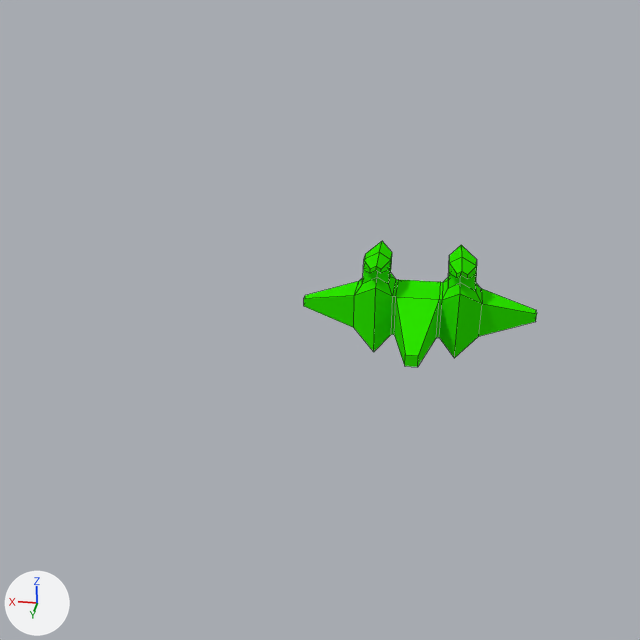
Before and after pictures for a commit that changed the Blender file Assets/Models/navezinha teste.blend.
Before and after are seen from the file's camera 'Camera'. Every picture has the same lights, and +X, +Y and +Z are marked at lower left. Mesh edges are drawn as thin lines.

Before the edit, the objects in view are built like this:
```python
me_cube = bpy.data.meshes.new('Cube')
me_cube.from_pydata(...)  # 108 vertices, 106 faces; spans x -5.53..5.53, y -1.67..5.09, z -1.67..3.07
me_cube.materials.append(mat_material)  # green #2de700
# before: 4 (1.0, 1.0, 1.0) at pixel (395, 296), 7 (-1.0, 1.0, 1.0) at pixel (439, 299), 10 (0.27, 5.09, 0.27) at pixel (405, 354), 11 (-0.27, 5.09, 0.27) at pixel (418, 355)
ob_cube = bpy.data.objects.new('Cube', me_cube)
ob_cube.location = (0.0, 0.0, 0.0)
```
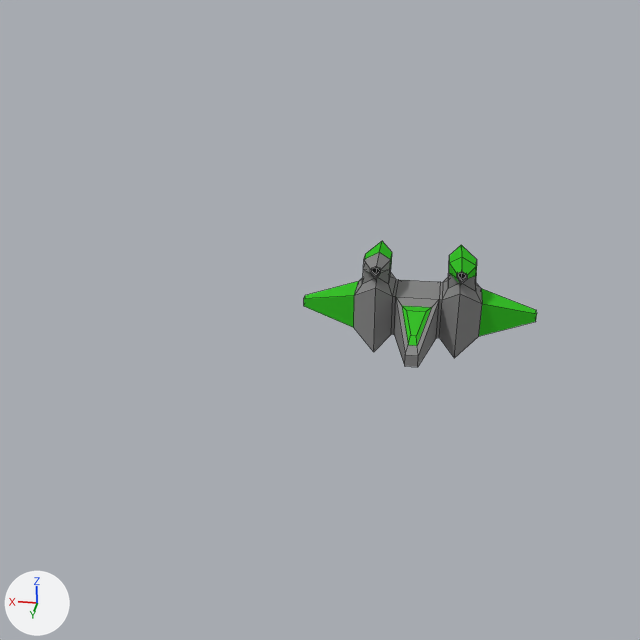
Pixel boxes (x1, y1, x2, y2) of what changed, in the pictures (640 x 640 px):
part 1 of me_cube, built on
    both: (396, 297, 439, 356)
part 2 of me_cube, built on
    both: (362, 266, 476, 291)
part 3 of me_cube, recoloured (green to grey)
    both: (354, 253, 482, 367)
part 4 of me_cube, recoloured
    both: (304, 241, 537, 336)

What the commit changed:
Material 'Material.001' (mat_material_001) is new.
Its base color is (0.0417, 0.538, 0.0246) (green #3ac22b).
Material 'Nave' (mat_nave) is new.
Its base color is (0.253, 0.253, 0.253) (grey #8a8a8a).
Material 'Material.002' (mat_material_002) is new.
Its base color is (0.042, 0.042, 0.042) (black #3a3a3a).
me_cube is used by ob_cube; location (0.0, 0.0, 0.0).
Verts and faces of me_cube; kept vertices keep their numbers, new ones are numbered from 108.
me_cube had 108 vertices, 106 faces and spanned x -5.53..5.53, y -1.67..5.09, z -1.67..3.07.
me_cube now has 148 vertices, 146 faces and spans x -5.53..5.53, y -1.67..5.09, z -1.67..3.07.
Part 1, on me_cube:
Faces deleted: (4, 10, 11, 7).
New vertex 132 is at (0.68, 1.66, 0.88), pixel (401, 305).
New vertex 133 is at (-0.68, 1.66, 0.88), pixel (431, 307).
New vertex 134 is at (0.18, 4.43, 0.39), pixel (408, 344).
New vertex 135 is at (-0.18, 4.43, 0.39), pixel (417, 345).
New vertex 136 is at (0.43, 2.19, 0.92), pixel (406, 310).
New vertex 137 is at (-0.43, 2.19, 0.92), pixel (425, 311).
New vertex 138 is at (0.12, 3.94, 0.6), pixel (410, 335).
New vertex 139 is at (-0.12, 3.94, 0.6), pixel (416, 335).
New faces: (10, 11, 135, 134), (4, 132, 133, 7), (7, 133, 135, 11), (4, 10, 134, 132) (mat_nave (grey #8a8a8a)).
New faces: (134, 135, 139, 138), (136, 138, 139, 137), (132, 134, 138, 136), (132, 136, 137, 133), (133, 137, 139, 135) (mat_material_001 (green #3ac22b)).
Part 2, on me_cube:
4 faces are deleted.
4 vertices move from x -1.88..1.88, y 0.76..1.72, z 2.57 to x -1.88..1.88, y 0.76..1.72, z 2.12..2.13.
16 vertices are added at x -2.11..2.11, y 1.3..1.7, z 2.2..2.69.
8 new vertices lie (0.0, 0.0, 0.15) away from vertices in x -2.11..2.11, y 1.3..1.61, z 2.38..2.41.
24 new faces join them, mat_nave (grey #8a8a8a).
4 new faces join them, mat_material_002 (black #3a3a3a).
me_cube part 3: 69 faces spanning x -2.95..2.95, y -1.67..5.09, z -1.67..3.07 switch from mat_material (green #2de700) to mat_nave (grey #8a8a8a).
me_cube part 4: 31 faces spanning x -5.53..5.53, y -0.91..1.72, z -0.86..3.07 switch from mat_material (green #2de700) to mat_material_001 (green #3ac22b).
me_cube now uses material mat_material_002 (black #3a3a3a).
